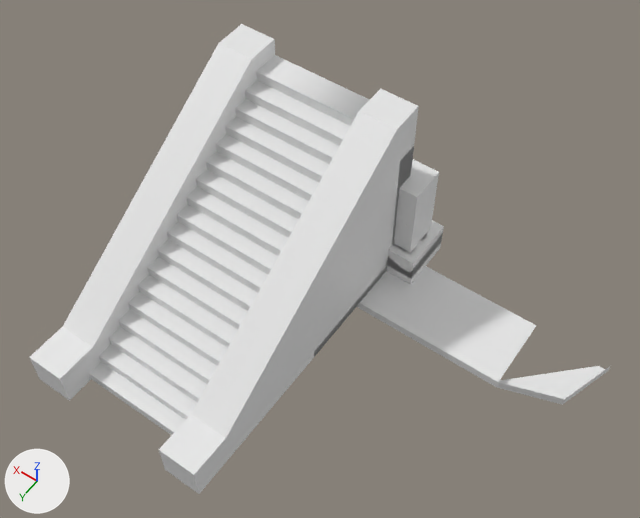
Renders of the OBJ model Assets/_Assets/ModelsBLOCKOUT/Eskailera.obj from each side of a commit.
Camera for both pictures: a 50 mm camera at (-6.8, 13.27, 18.6) aimed at (0.26, 3.39, 3.08). The lights are fixed; the arrows at lower left show +X, +Y and +Z. The picture after the commit comes second. Where no turn or scale is listed for an object, it has been applied to the vertices.

Objects in the first picture: 'Eskailera', 'Horma_Atea', 'Horma_OBJ', 'Zorua3D', 'Zorua3D_Kurba', 'Zutabe', 'ZutabeApurtua', 'ZutabeKapitela', 'ZutabeOinarria'.
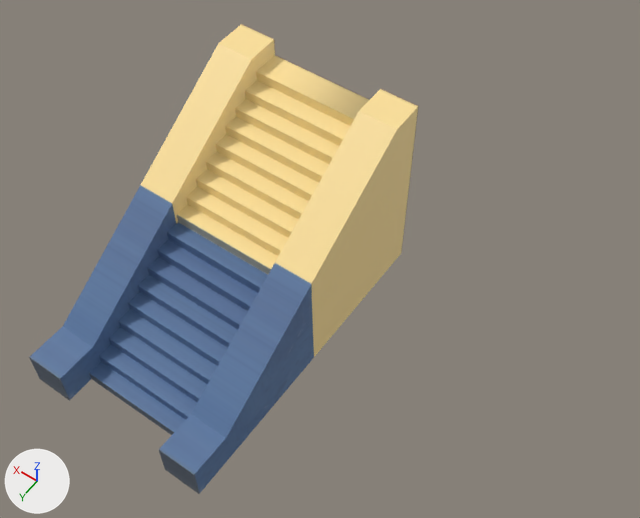
Not visible in the pictures: 'Horma_OBJ_TOP', 'Zorua3D_V2'.

Location of each change, (x1, y1, x2, y2) in pixels of the pictures (640 x 518 px):
```json
{"object": "Eskailera", "change": "recoloured", "before": [29, 24, 419, 494], "after": [29, 24, 419, 494], "on screen": "darker"}
{"object": "Zorua3D_Kurba", "change": "deleted", "before": [359, 266, 610, 405]}
{"object": "Zutabe", "change": "deleted", "before": [394, 159, 439, 252]}
{"object": "ZutabeKapitela", "change": "deleted", "before": [387, 220, 444, 279]}
{"object": "ZutabeOinarria", "change": "deleted", "before": [386, 226, 441, 285]}
{"object": "ZutabeApurtua", "change": "deleted", "before": [394, 215, 412, 249]}
{"object": "Horma_Atea", "change": "deleted", "before": [392, 146, 414, 244]}
{"object": "Horma_OBJ", "change": "deleted", "before": [392, 163, 412, 245], "on screen": "mostly hidden"}
{"object": "Zorua3D", "change": "deleted", "before": [314, 266, 387, 356], "on screen": "mostly hidden"}
```

Scene script edits in JSON lines:
```json
{"op": "add", "block": "img_planosheet_defaultmaterial_basemap_tga", "code": ["img_planosheet_defaultmaterial_basemap_tga = load_image('PlanoSheet_DefaultMaterial_BaseMap.tga', '../MaterialFolder/PlanoSheet_DefaultMaterial_BaseMap.tga', 2048, 2048, 'sRGB')"]}
{"op": "add", "block": "mat_atlantisproxy", "code": ["mat_atlantisproxy = principled_material('AtlantisProxy')", "mat_atlantisproxy.texture = img_planosheet_defaultmaterial_basemap_tga"]}
{"block": "me_eskailera", "where": "me_eskailera.from_pydata(...)  # 144 vertices, 90 faces; spans x 0.0..5.0, y 0.0..8.33, z 0.0..5.22"}
{"op": "add", "block": "me_eskailera", "code": "me_eskailera.materials.append(mat_atlantisproxy)  # picture img_planosheet_defaultmaterial_basemap_tga"}
{"op": "remove", "block": "ob_horma_atea", "code": ["ob_horma_atea = bpy.data.objects.new('Horma_Atea', me_horma_atea)", "ob_horma_atea.location = (0.0, 0.0, 0.0)"]}
{"op": "remove", "block": "ob_horma_obj", "code": ["ob_horma_obj = bpy.data.objects.new('Horma_OBJ', me_horma_obj)", "ob_horma_obj.location = (0.0, 0.0, 0.0)"]}
{"op": "remove", "block": "ob_horma_obj_top", "code": ["ob_horma_obj_top = bpy.data.objects.new('Horma_OBJ_TOP', me_horma_obj_top)", "ob_horma_obj_top.location = (0.0, 0.0, 0.0)"]}
{"op": "remove", "block": "ob_zorua3d", "code": ["ob_zorua3d = bpy.data.objects.new('Zorua3D', me_zorua3d)", "ob_zorua3d.location = (0.0, 0.0, 0.0)"]}
{"op": "remove", "block": "ob_zorua3d_kurba", "code": ["ob_zorua3d_kurba = bpy.data.objects.new('Zorua3D_Kurba', me_zorua3d_kurba)", "ob_zorua3d_kurba.location = (0.0, 0.0, 0.0)"]}
{"op": "remove", "block": "ob_zorua3d_v2", "code": ["ob_zorua3d_v2 = bpy.data.objects.new('Zorua3D_V2', me_zorua3d_v2)", "ob_zorua3d_v2.location = (0.0, 0.0, 0.0)"]}
{"op": "remove", "block": "ob_zutabe", "code": ["ob_zutabe = bpy.data.objects.new('Zutabe', me_zutabe)", "ob_zutabe.location = (0.0, 0.0, 0.0)"]}
{"op": "remove", "block": "ob_zutabeapurtua", "code": ["ob_zutabeapurtua = bpy.data.objects.new('ZutabeApurtua', me_zutabeapurtua)", "ob_zutabeapurtua.location = (0.0, 0.0, 0.0)"]}
{"op": "remove", "block": "ob_zutabekapitela", "code": ["ob_zutabekapitela = bpy.data.objects.new('ZutabeKapitela', me_zutabekapitela)", "ob_zutabekapitela.location = (0.0, 0.0, 0.0)"]}
{"op": "remove", "block": "ob_zutabeoinarria", "code": ["ob_zutabeoinarria = bpy.data.objects.new('ZutabeOinarria', me_zutabeoinarria)", "ob_zutabeoinarria.location = (0.0, 0.0, 0.0)"]}
```
